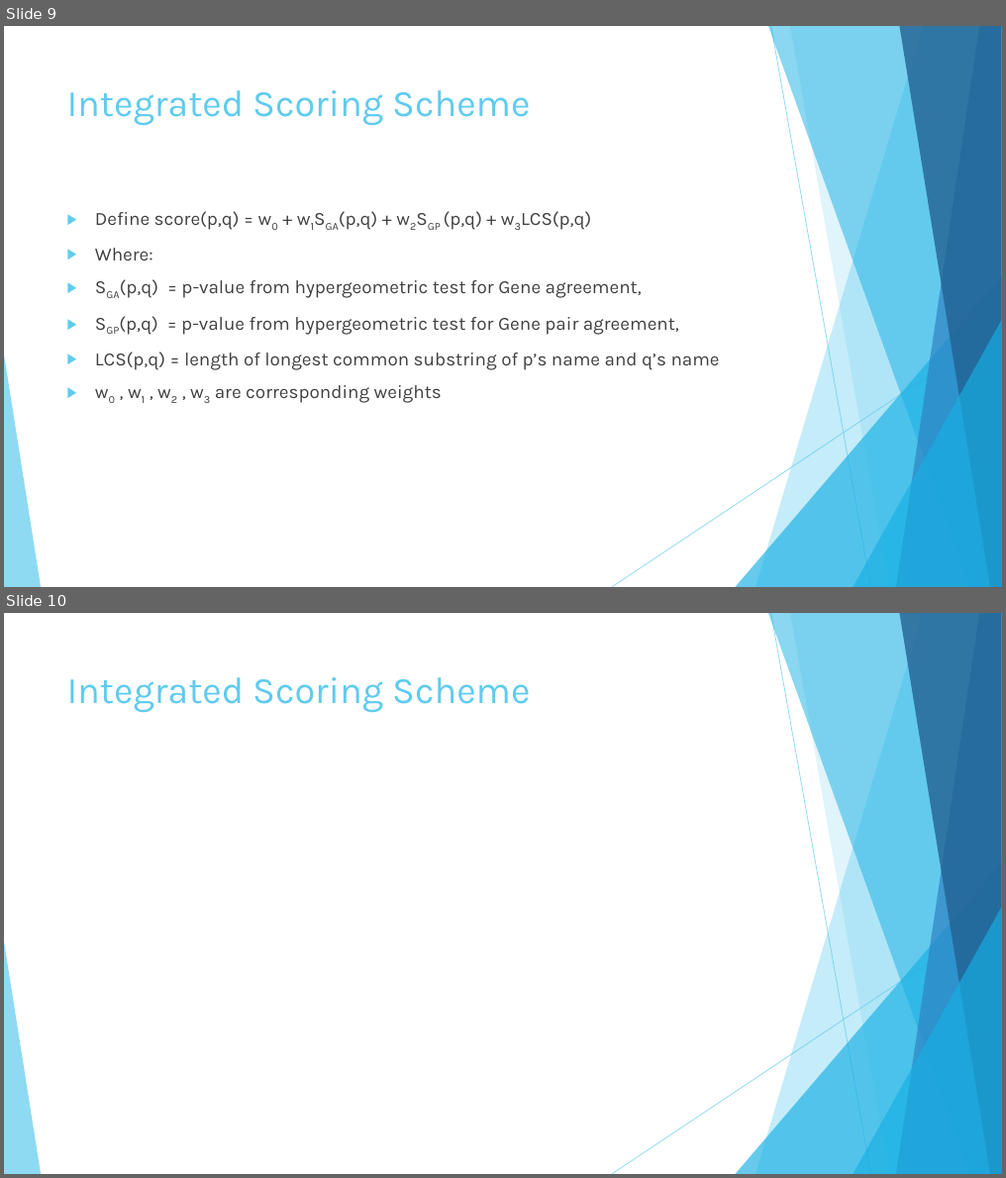
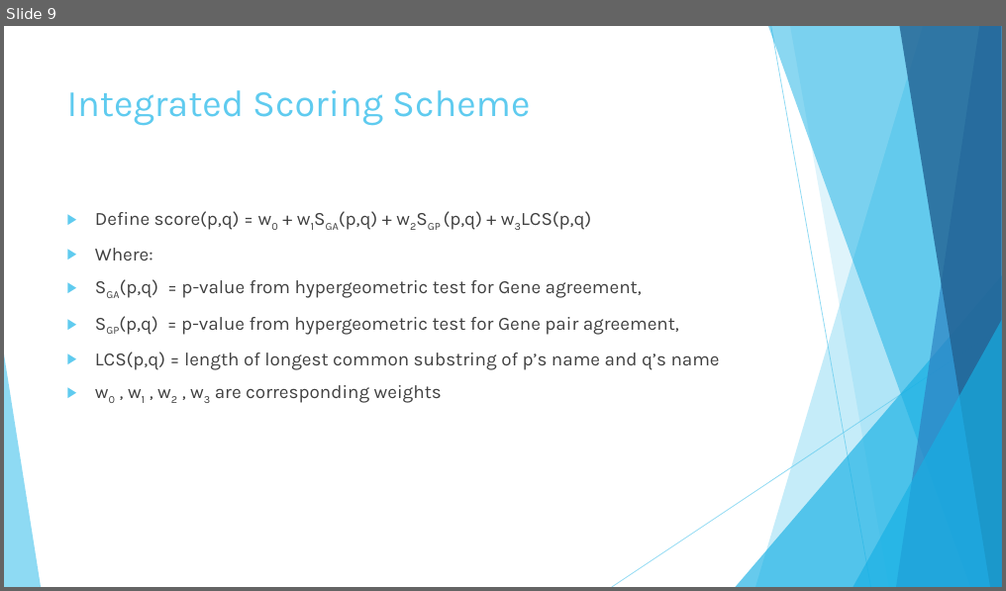
Before and after one commit to vuphuctho/Pathway-Database-Integration, a slide deck: slides/CS4220Project.pptx. Shown one above the other, each under a label of ours: slides 9 and 10 before the commit, slide 9 after it. The pictures are 1006x1178 and 1006x591 pixels, drawn with LibreOffice and Linux fonts; fonts in the diff are those of the drawing; grey boxes stand for pictures. Boxes give left, top, right and bottom in pixels: in the first picture for what was removed or moved away, otherwise in the second. Text is boxed around its words. In the diff, an @@ line names an element or a change of style, - is before the commit and + after.

```diff
--- a/slides/CS4220Project.pptx
+++ b/slides/CS4220Project.pptx
@@ slide 10 removed at box(4, 613, 1002, 1174), background #FFFFFF; not listed: 10 template elements that a slide beside it also shows @@
@@ title removed at box(67, 677, 530, 713) @@
-Integrated Scoring Scheme
```
Also in this commit, not shown: 1 slide changed, 1 slide added, 1 other slide removed.
